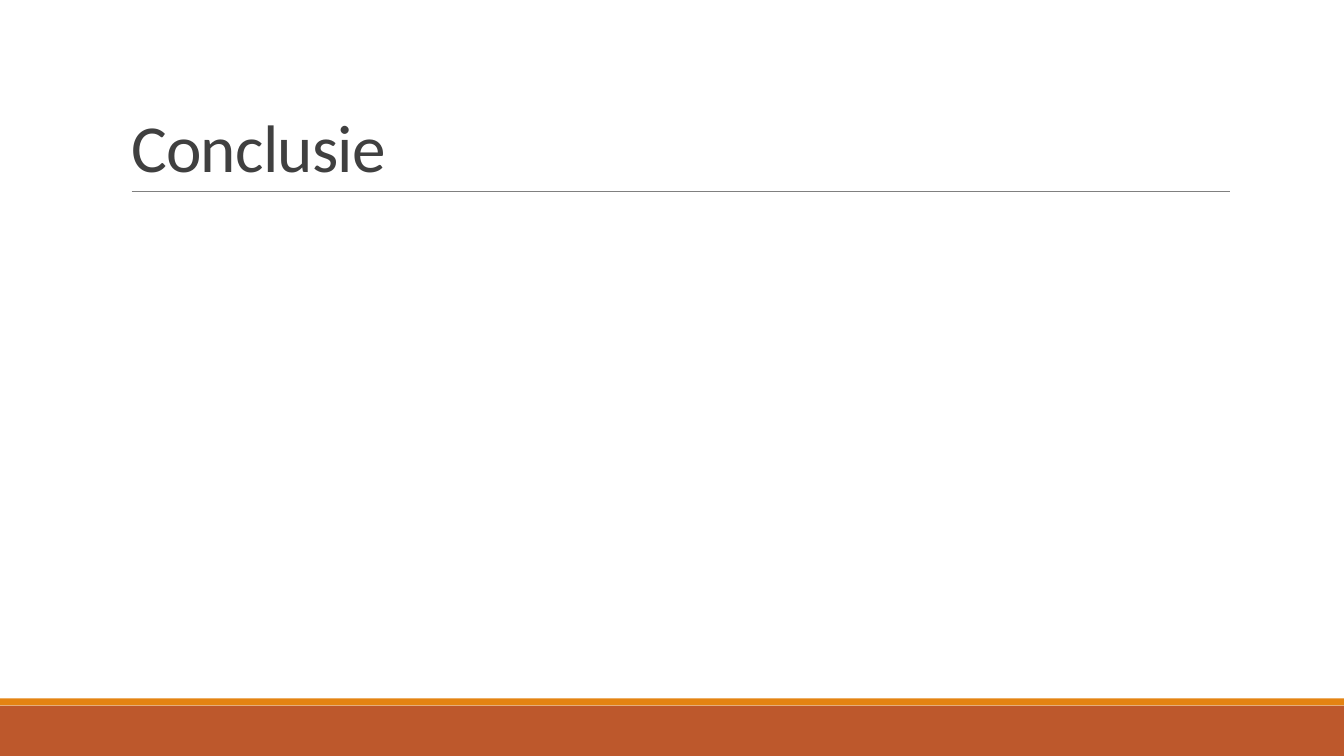
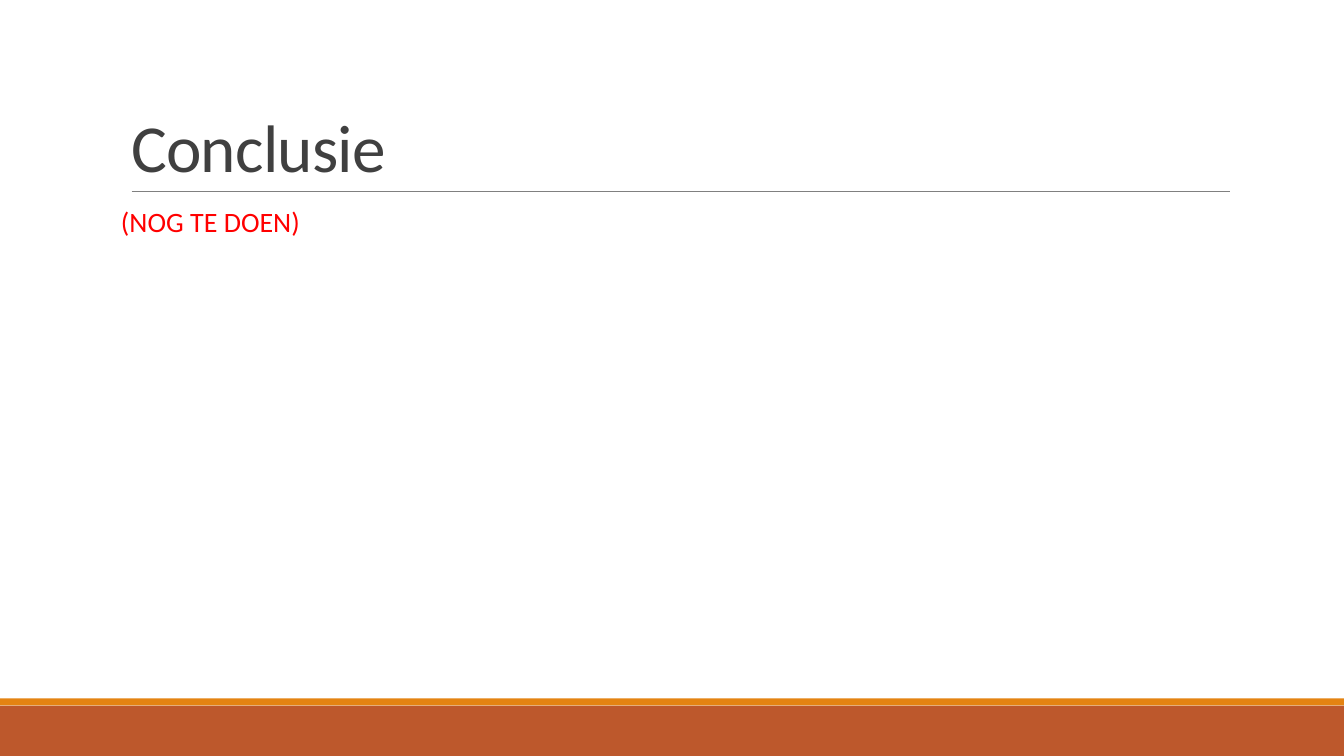
Before and after one commit to TomDeGroote/Bachelorproef, a slide deck: slide 24 of Opdracht 2/Literatuurstudie.pptx. Drawn at 1344x756 pixels with LibreOffice and Linux fonts; fonts in the diff are those of the drawing. Boxes give left, top, right and bottom in pixels: in the first picture for what was removed or moved away, otherwise in the second. Text is boxed around its words. In the diff, an @@ line names an element or a change of style, - is before the commit and + after.

```diff
--- a/Opdracht 2/Literatuurstudie.pptx
+++ b/Opdracht 2/Literatuurstudie.pptx
@@ text added at (x1=121, y1=211, x2=300, y2=236), 20 pt, text #FF0000 @@
+(NOG TE DOEN)
```
Also in this commit, not shown: 7 other slides changed, 1 slide added, 1 slide removed, 4 other files.
